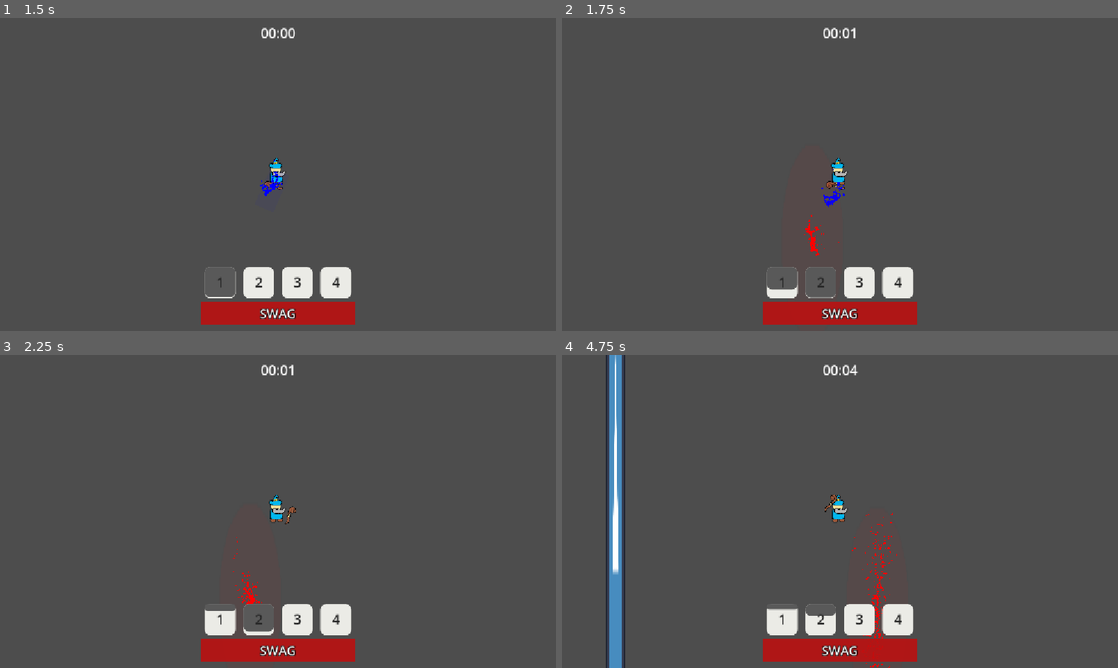
Above: before the commit, frames 1-4 (two rows, left to right).
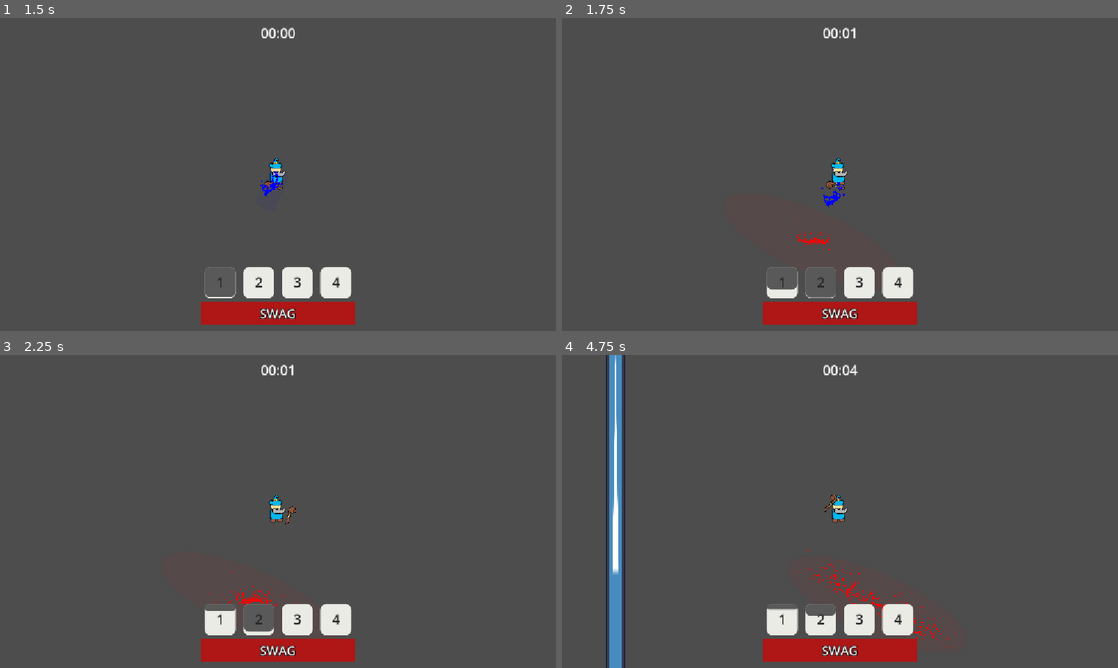
Above: after the commit, the same moments.

Repository: LeyuDing/SteelHacks2026
Game: Godot game, scene res://Scenes/main_menu.tscn
The game is run twice, just before and just after one commit, with the same random seed, the same clock (stepped at 60 frames per second) and the same inputs. The engine's default icon, where the game draws it, is replaced by a stand-in: a white triangle on a blue panel in a dark square.
Inputs (mouse positions are in pixels of both pictures, inside the frame that each line leads up to):
- Up to frame 1 (1.5 s): click "Start" at 0.5 s; tap Enter at 1.25 s; move the mouse to (250, 237) at 1.27 s; hold Up (ui_up) from 1.28 s (still down); tap 1 (ui_spell1) at 1.35 s
- Up to frame 2 (1.75 s): keep holding Up (ui_up); tap 2 (ui_spell2) at 1.55 s
- Up to frame 3 (2.25 s): keep holding Up (ui_up); move the mouse to (444, 558) at 2.02 s; tap 2 (ui_spell2) at 2.1 s
- Up to frame 4 (4.75 s): tap 3 (ui_spell3) at 2.3, 2.85 s; move the mouse to (673, 464) at 2.77 s; release Up (ui_up) at 2.78 s; hold Left (ui_left) 2.78-4.28 s; tap 4 (ui_spell4) at 3.05, 3.6 s; move the mouse to (867, 511) at 3.52 s; tap 1 (ui_spell1) at 3.8, 4.35 s; move the mouse to (756, 433) at 4.27 s; hold Down (ui_down) from 4.28 s (still down); tap 2 (ui_spell2) at 4.55 s

Frame 1 is identical in both runs. In frame 2, 0.1% of the frame differs, in the area x 42-50%, y 62-76%; in frame 3, 0.1%; in frame 4, 0.4%, in the area x 41-71%, y 50-100%.

Commit message:
Random color wizard

Diff:
--- a/Scenes/circle_spell.tscn
+++ b/Scenes/circle_spell.tscn
@@ -19,7 +19,7 @@
 script = ExtResource("1_4kiar")
 
 [node name="Timer" type="Timer" parent="." unique_id=657437196]
-wait_time = 0.1
+wait_time = 0.5
 autostart = true
 
 [node name="Sprite2D2" type="Sprite2D" parent="." unique_id=1999633175]
--- a/Scripts/enemy_spawner.gd
+++ b/Scripts/enemy_spawner.gd
@@ -11,6 +11,12 @@
 
 const enemy = preload("res://Scenes/test_enemy.tscn")
 const spawnMarker = preload("res://Scenes/spawn_marker.tscn")
+
+const wizard1 = preload("res://Assets/wizard/shadow_wizard.png")
+const wizard2 = preload("res://Assets/wizard/shadow_wiz_green.png")
+const wizard3 = preload("res://Assets/wizard/shadow_wiz_purple.png")
+const wizard4 = preload("res://Assets/wizard/shadow_wiz_red.png")
+const wizard5 = preload("res://Assets/wizard/shadow_wiz_yellow.png")
 
 # How long a spawn point is telegraphed before the enemy appears.
 @export var spawn_delay : float = 3.0
@@ -67,5 +73,8 @@
 
 func _spawn_enemy(spawn_position: Vector2) -> void:
 	var instance = enemy.instantiate()
+	var enemyTexture = instance.get_node("Sprite2D")
+	var wizard = [wizard1, wizard2, wizard3, wizard4, wizard5]
+	enemyTexture.texture = wizard.pick_random()
 	instance.global_position = spawn_position
 	add_child(instance)
--- a/Scripts/main_scene.gd
+++ b/Scripts/main_scene.gd
@@ -42,7 +42,7 @@
 			  "width" : 2.0,
 			  "height" : 1.0}
 	spell2 = {"element" : "fire",
-			  "damage" : 1.0,
+			  "damage" : 0.0,
 			  "cooldown" : 5.0,
 			  "duration" : 5.0,
 			  "projectile" : true,
@@ -103,6 +103,8 @@
 		particle_instance.look_at(get_global_mouse_position() - player.global_position)
 	if properties["aoe"] == "circle":
 		spell_instance = circleSpell.instantiate()
+		spell_instance.look_at(get_global_mouse_position() - player.global_position)
+		particle_instance.look_at(get_global_mouse_position() - player.global_position)
 
 	#basic attributes
 	spell_instance.element = properties["element"]
Binary file changed: Assets/wizard/shadow_wiz_green.png
Binary file changed: Assets/wizard/shadow_wiz_purple.png
Binary file changed: Assets/wizard/shadow_wiz_red.png
Binary file changed: Assets/wizard/shadow_wiz_yellow.png
